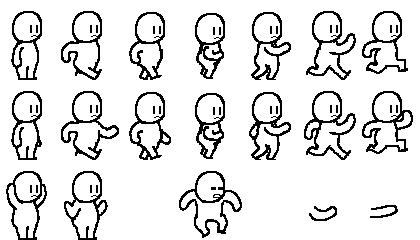
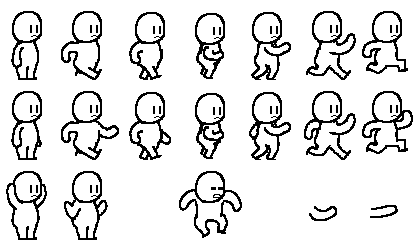
Layered file, before and after one edit (420px x 240px). Changes by layer:
painted on "outlines" over [366, 122, 392, 152]
